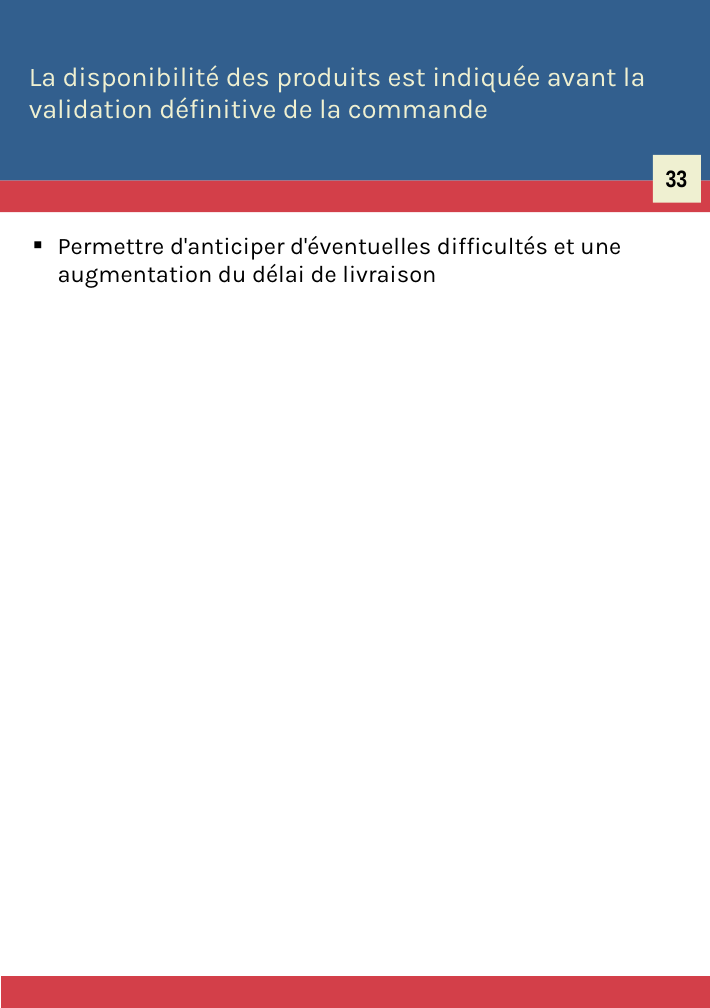
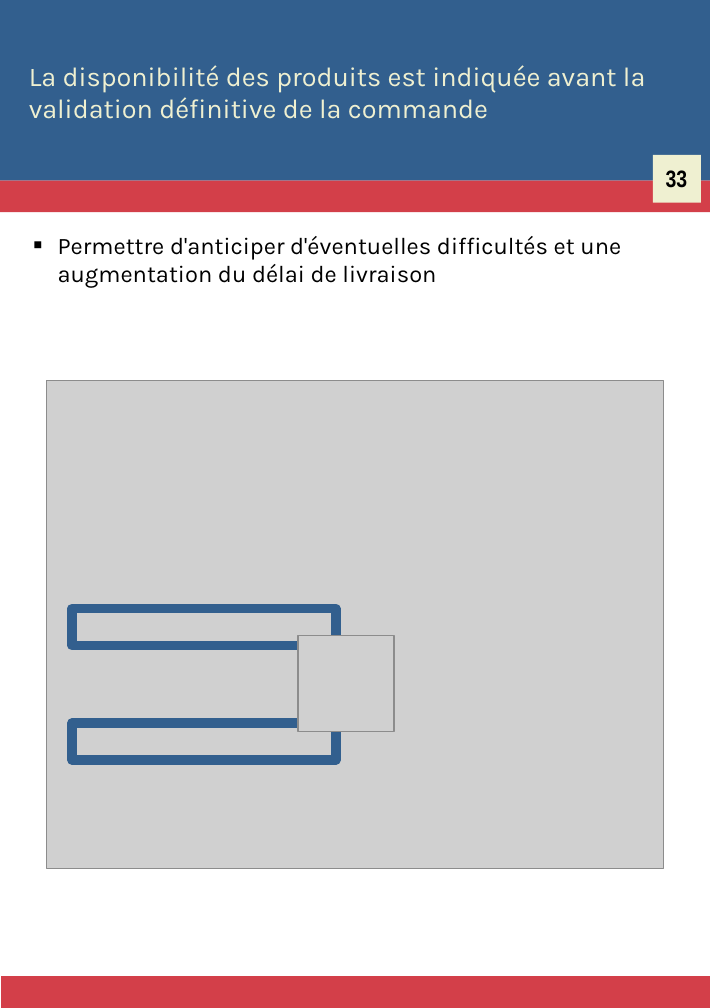
Before and after one commit to Zigazou/bonnes-pratiques-illustrees, a slide deck: slide 38 of bonnes-pratiques.odp. Drawn at 710x1008 pixels with LibreOffice and Linux fonts; fonts in the diff are those of the drawing; grey boxes stand for pictures. Boxes give left, top, right and bottom in pixels: in the first picture for what was removed or moved away, otherwise in the second. Text is boxed around its words. In the diff, an @@ line names an element or a change of style, - is before the commit and + after.

```diff
--- a/bonnes-pratiques.odp
+++ b/bonnes-pratiques.odp
@@ picture added at (46, 380, 663, 867) @@
@@ rectangle added at (72, 608, 335, 644), outline #325F8E 5.67 pt @@
@@ picture added at (298, 634, 395, 731) @@
@@ rectangle added at (72, 722, 335, 759), outline #325F8E 5.67 pt @@
```
Also in this commit, not shown: 1 other slide changed, 6 other files.
